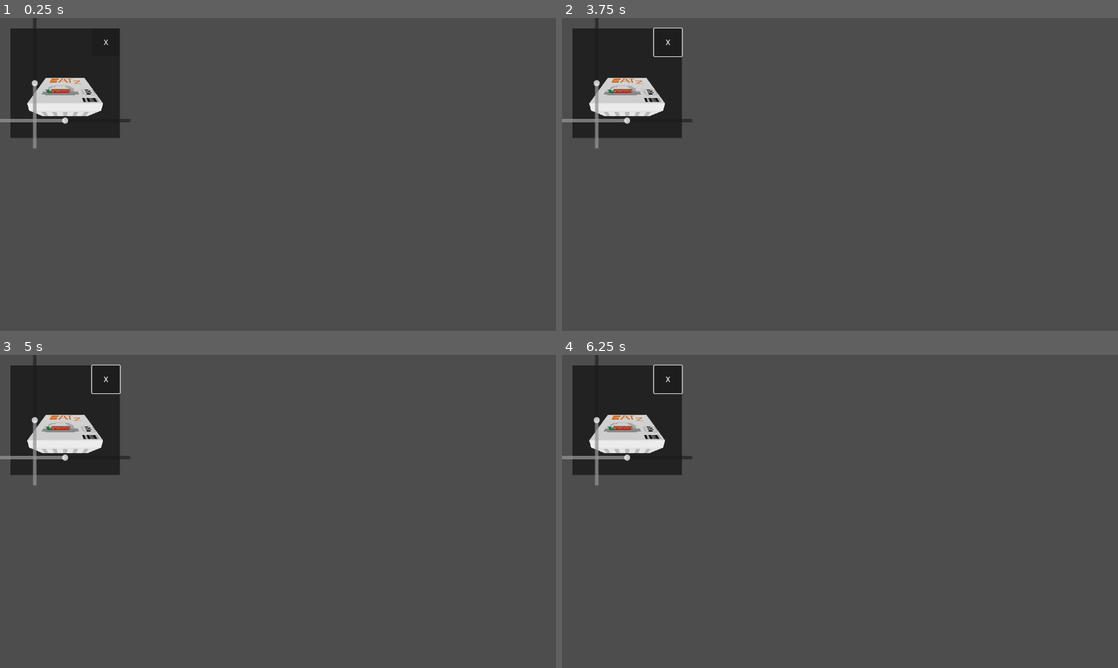
Above: before the commit, frames 1-4 (two rows, left to right).
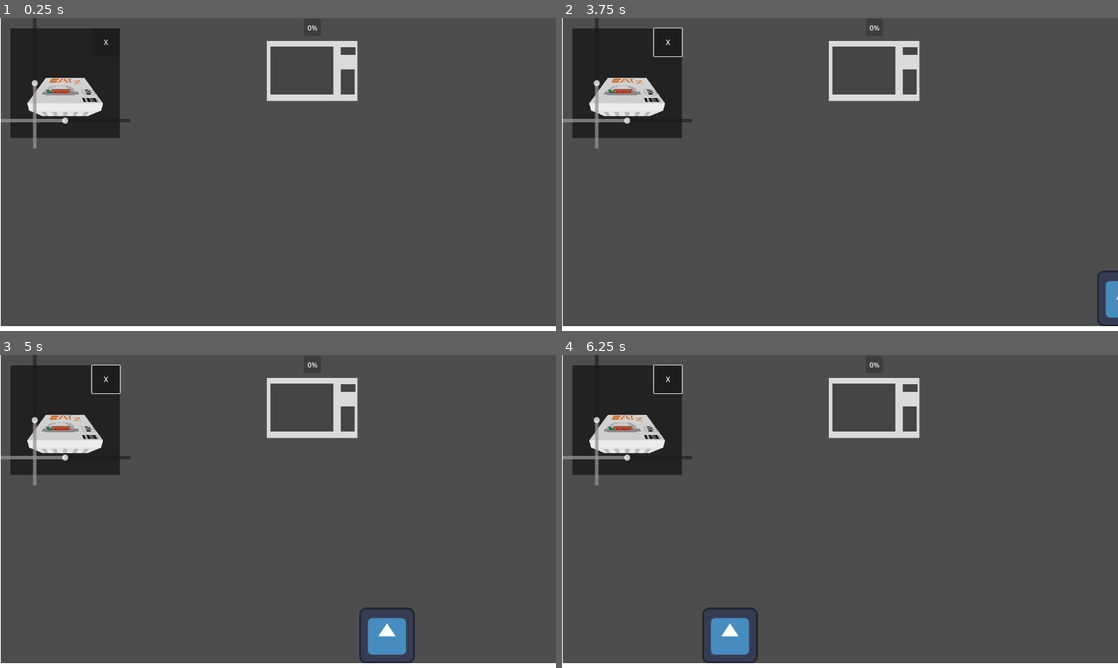
Above: after the commit, the same moments.

Repository: SpntKbrg/microwave-game
Game: Godot game, scene res://scenes/game_scene.tscn
Same seed, same stepped clock (60 frames per second), same inputs: the game is played once before the commit and once after it. The engine's default icon, where the game draws it, is replaced by a stand-in: a white triangle on a blue panel in a dark square.
Inputs (mouse positions are in pixels of both pictures, inside the frame that each line leads up to):
- Up to frame 1 (0.25 s): no input
- Up to frame 2 (3.75 s): tap Enter at 0.5 s; move the mouse to (962, 158) at 0.52 s; click (962, 158) at 0.67 s; click "X" at 1.25 s; drag from (728, 190) to (812, 237) at 2.02 s; move the mouse to (895, 105) at 2.77 s; click (895, 105) at 2.92 s; drag from (812, 237) to (673, 127) at 3.52 s
- Up to frame 3 (5 s): move the mouse to (444, 558) at 4.27 s; click (444, 558) at 4.42 s
- Up to frame 4 (6.25 s): drag from (673, 464) to (756, 433) at 5.02 s; move the mouse to (867, 511) at 5.77 s; click (867, 511) at 5.92 s

The runs differ from the first frame. In frame 1, 2.9% of the frame differs, in the area x 0-100%, y 0-100%; in frame 2, 3.3%; in frame 3, 3.9%; in frame 4, 3.9%.

Commit message:
add: game scene and try create microwave

Diff:
--- a/scenes/game_scene.tscn
+++ b/scenes/game_scene.tscn
@@ -1,9 +1,105 @@
-[gd_scene load_steps=2 format=3 uid="uid://b47m3qdh0xkux"]
+[gd_scene load_steps=11 format=3 uid="uid://b47m3qdh0xkux"]
 
 [ext_resource type="PackedScene" uid="uid://daai2yr3w1kpk" path="res://scenes/inspect_modal/inspect_modal.tscn" id="1_w5aja"]
+[ext_resource type="Script" uid="uid://b70emyq2qqvnd" path="res://scripts/game/game_manager.gd" id="2_onqr8"]
+[ext_resource type="Script" uid="uid://cuhlrwjla6kf" path="res://scripts/resources/microwave_spec.gd" id="3_ycayy"]
+[ext_resource type="PackedScene" uid="uid://bjgy4iu7s2m8e" path="res://prototypes/dragndrop/item.tscn" id="4_bw6k5"]
+
+[sub_resource type="Resource" id="Resource_bw6k5"]
+script = ExtResource("3_ycayy")
+useTemperature = true
+metadata/_custom_type_script = "uid://cuhlrwjla6kf"
+
+[sub_resource type="Gradient" id="Gradient_vt6ba"]
+colors = PackedColorArray(1, 1, 1, 1, 1, 1, 1, 1)
+
+[sub_resource type="GradientTexture1D" id="GradientTexture1D_y3j0m"]
+gradient = SubResource("Gradient_vt6ba")
+
+[sub_resource type="PhysicsMaterial" id="PhysicsMaterial_rurhu"]
+friction = 0.0
+
+[sub_resource type="RectangleShape2D" id="RectangleShape2D_kk2rg"]
+size = Vector2(200, 1)
+
+[sub_resource type="RectangleShape2D" id="RectangleShape2D_b5spy"]
 
 [node name="game_scene" type="Node2D"]
 
 [node name="InspectModal" parent="." instance=ExtResource("1_w5aja")]
 offset_right = 300.0
 offset_bottom = 300.0
+
+[node name="GameController" type="Control" parent="."]
+layout_mode = 3
+anchors_preset = 0
+offset_left = 719.0
+offset_top = 72.0
+offset_right = 759.0
+offset_bottom = 112.0
+script = ExtResource("2_onqr8")
+microwave_set = Array[ExtResource("3_ycayy")]([SubResource("Resource_bw6k5")])
+
+[node name="walls" type="Node2D" parent="."]
+
+[node name="bottom" type="Sprite2D" parent="walls"]
+position = Vector2(879, 719)
+scale = Vector2(20, 20)
+texture = SubResource("GradientTexture1D_y3j0m")
+
+[node name="StaticBody2D" type="StaticBody2D" parent="walls/bottom"]
+physics_material_override = SubResource("PhysicsMaterial_rurhu")
+
+[node name="CollisionShape2D" type="CollisionShape2D" parent="walls/bottom/StaticBody2D"]
+shape = SubResource("RectangleShape2D_kk2rg")
+
+[node name="belt" type="Area2D" parent="walls/bottom"]
+position = Vector2(12.050003, 3.300003)
+scale = Vector2(49.999996, 0.49999997)
+gravity_space_override = 1
+gravity_point_center = Vector2(-1, 0)
+gravity_direction = Vector2(-1, 0)
+gravity = 100.0
+
+[node name="CollisionShape2D" type="CollisionShape2D" parent="walls/bottom/belt"]
+shape = SubResource("RectangleShape2D_b5spy")
+
+[node name="top" type="Sprite2D" parent="walls"]
+position = Vector2(1107, -31.999878)
+scale = Vector2(20, 20)
+texture = SubResource("GradientTexture1D_y3j0m")
+
+[node name="StaticBody2D" type="StaticBody2D" parent="walls/top"]
+physics_material_override = SubResource("PhysicsMaterial_rurhu")
+
+[node name="CollisionShape2D" type="CollisionShape2D" parent="walls/top/StaticBody2D"]
+shape = SubResource("RectangleShape2D_kk2rg")
+
+[node name="left" type="Sprite2D" parent="walls"]
+position = Vector2(-7.999939, 561.0001)
+rotation = 1.5707964
+scale = Vector2(20, 20)
+texture = SubResource("GradientTexture1D_y3j0m")
+
+[node name="StaticBody2D" type="StaticBody2D" parent="walls/left"]
+
+[node name="CollisionShape2D" type="CollisionShape2D" parent="walls/left/StaticBody2D"]
+shape = SubResource("RectangleShape2D_kk2rg")
+
+[node name="right" type="Sprite2D" parent="walls"]
+position = Vector2(2824.9998, 546.00006)
+rotation = 1.5707964
+scale = Vector2(20, 20)
+texture = SubResource("GradientTexture1D_y3j0m")
+
+[node name="StaticBody2D" type="StaticBody2D" parent="walls/right"]
+
+[node name="CollisionShape2D" type="CollisionShape2D" parent="walls/right/StaticBody2D"]
+shape = SubResource("RectangleShape2D_kk2rg")
+
+[node name="spawn_point" type="Node2D" parent="."]
+position = Vector2(1938, 540)
+
+[node name="item" parent="spawn_point" instance=ExtResource("4_bw6k5")]
+position = Vector2(-155, -13)
+can_sleep = false
--- a/scenes/microwave.tscn
+++ /dev/null
@@ -1,3 +0,0 @@
-[gd_scene format=3 uid="uid://cv83hj2cm4yga"]
-
-[node name="Microwave" type="Node3D"]
--- /dev/null
+++ b/scenes/mockup/basic_microwave.tscn
@@ -0,0 +1,51 @@
+[gd_scene load_steps=5 format=3 uid="uid://o780nuiqh10i"]
+
+[ext_resource type="PackedScene" uid="uid://1fkkghi6lstr" path="res://scenes/mockup/basic_microwave_ui.tscn" id="1_g401g"]
+[ext_resource type="Script" uid="uid://ddspmm4b076hb" path="res://scripts/game/basic_microwave.gd" id="1_h0ku5"]
+[ext_resource type="Texture2D" uid="uid://c8qi8ru3pxqn3" path="res://prototypes/dragndrop/microwave.png" id="2_h0ku5"]
+
+[sub_resource type="RectangleShape2D" id="RectangleShape2D_wd06u"]
+size = Vector2(205, 133)
+
+[node name="BasicMicrowave" type="Area2D" node_paths=PackedStringArray("microwave_ui")]
+script = ExtResource("1_h0ku5")
+microwave_ui = NodePath("microwave_ui")
+
+[node name="collider" type="CollisionShape2D" parent="."]
+position = Vector2(0.5, 0.5)
+shape = SubResource("RectangleShape2D_wd06u")
+
+[node name="microwave_ui" parent="." instance=ExtResource("1_g401g")]
+offset_left = -145.0
+offset_top = -369.0
+offset_right = 1135.0
+offset_bottom = 351.0
+
+[node name="sprite" type="Sprite2D" parent="."]
+texture = ExtResource("2_h0ku5")
+
+[node name="ui" type="Control" parent="."]
+layout_mode = 3
+anchors_preset = 7
+anchor_left = 0.5
+anchor_top = 1.0
+anchor_right = 0.5
+anchor_bottom = 1.0
+offset_left = -20.0
+offset_top = -120.0
+offset_right = 20.0
+offset_bottom = -80.0
+grow_horizontal = 2
+grow_vertical = 0
+metadata/_edit_use_anchors_ = true
+
+[node name="progress" type="ProgressBar" parent="ui"]
+layout_mode = 1
+anchors_preset = 15
+anchor_right = 1.0
+anchor_bottom = 1.0
+grow_horizontal = 2
+grow_vertical = 2
+metadata/_edit_use_anchors_ = true
+
+[node name="microwave_timer" type="Timer" parent="."]
--- /dev/null
+++ b/scenes/mockup/basic_microwave_ui.tscn
@@ -0,0 +1,141 @@
+[gd_scene load_steps=2 format=3 uid="uid://1fkkghi6lstr"]
+
+[ext_resource type="Script" uid="uid://kq36ivf5ywud" path="res://scripts/game/basic_microwave_ui.gd" id="1_hbci5"]
+
+[node name="microwave_ui" type="Control" node_paths=PackedStringArray("number_buttons", "reset_button", "timer_text", "start_button")]
+layout_mode = 3
+anchors_preset = 0
+offset_right = 1280.0
+offset_bottom = 720.0
+script = ExtResource("1_hbci5")
+number_buttons = [NodePath("bg/HBoxContainer/VBoxContainer/GridContainer/0"), NodePath("bg/HBoxContainer/VBoxContainer/GridContainer/1"), NodePath("bg/HBoxContainer/VBoxContainer/GridContainer/2"), NodePath("bg/HBoxContainer/VBoxContainer/GridContainer/3"), NodePath("bg/HBoxContainer/VBoxContainer/GridContainer/4"), NodePath("bg/HBoxContainer/VBoxContainer/GridContainer/5"), NodePath("bg/HBoxContainer/VBoxContainer/GridContainer/6"), NodePath("bg/HBoxContainer/VBoxContainer/GridContainer/7"), NodePath("bg/HBoxContainer/VBoxContainer/GridContainer/8"), NodePath("bg/HBoxContainer/VBoxContainer/GridContainer/9")]
+reset_button = NodePath("bg/HBoxContainer/VBoxContainer/GridContainer/reset")
+timer_text = NodePath("bg/HBoxContainer/VBoxContainer/CenterContainer/Label")
+start_button = NodePath("bg/HBoxContainer/VBoxContainer/GridContainer/start")
+
+[node name="bg" type="Panel" parent="."]
+layout_mode = 1
+anchors_preset = 8
+anchor_left = 0.5
+anchor_top = 0.5
+anchor_right = 0.5
+anchor_bottom = 0.5
+offset_left = -360.0
+offset_top = -240.0
+offset_right = 360.0
+offset_bottom = 240.0
+grow_horizontal = 2
+grow_vertical = 2
+
+[node name="HBoxContainer" type="HBoxContainer" parent="bg"]
+layout_mode = 1
+anchors_preset = 15
+anchor_right = 1.0
+anchor_bottom = 1.0
+grow_horizontal = 2
+grow_vertical = 2
+
+[node name="Control" type="Control" parent="bg/HBoxContainer"]
+layout_mode = 2
+size_flags_horizontal = 3
+
+[node name="VBoxContainer" type="VBoxContainer" parent="bg/HBoxContainer"]
+layout_mode = 2
+
+[node name="CenterContainer" type="CenterContainer" parent="bg/HBoxContainer/VBoxContainer"]
+custom_minimum_size = Vector2(240, 120)
+layout_mode = 2
+size_flags_vertical = 3
+
+[node name="Label" type="Label" parent="bg/HBoxContainer/VBoxContainer/CenterContainer"]
+layout_mode = 2
+theme_override_font_sizes/font_size = 32
+text = "0:00"
+
+[node name="GridContainer" type="GridContainer" parent="bg/HBoxContainer/VBoxContainer"]
+layout_mode = 2
+columns = 3
+
+[node name="1" type="Button" parent="bg/HBoxContainer/VBoxContainer/GridContainer"]
+custom_minimum_size = Vector2(0, 64)
+layout_mode = 2
+size_flags_horizontal = 3
+size_flags_vertical = 3
+text = "1"
+
+[node name="2" type="Button" parent="bg/HBoxContainer/VBoxContainer/GridContainer"]
+custom_minimum_size = Vector2(0, 64)
+layout_mode = 2
+size_flags_horizontal = 3
+size_flags_vertical = 3
+text = "2"
+
+[node name="3" type="Button" parent="bg/HBoxContainer/VBoxContainer/GridContainer"]
+custom_minimum_size = Vector2(0, 64)
+layout_mode = 2
+size_flags_horizontal = 3
+size_flags_vertical = 3
+text = "3"
+
+[node name="4" type="Button" parent="bg/HBoxContainer/VBoxContainer/GridContainer"]
+custom_minimum_size = Vector2(0, 64)
+layout_mode = 2
+size_flags_horizontal = 3
+size_flags_vertical = 3
+text = "4"
+
+[node name="5" type="Button" parent="bg/HBoxContainer/VBoxContainer/GridContainer"]
+custom_minimum_size = Vector2(0, 64)
+layout_mode = 2
+size_flags_horizontal = 3
+size_flags_vertical = 3
+text = "5"
+
+[node name="6" type="Button" parent="bg/HBoxContainer/VBoxContainer/GridContainer"]
+custom_minimum_size = Vector2(0, 64)
+layout_mode = 2
+size_flags_horizontal = 3
+size_flags_vertical = 3
+text = "6"
+
+[node name="7" type="Button" parent="bg/HBoxContainer/VBoxContainer/GridContainer"]
+custom_minimum_size = Vector2(0, 64)
+layout_mode = 2
+size_flags_horizontal = 3
+size_flags_vertical = 3
+text = "7"
+
+[node name="8" type="Button" parent="bg/HBoxContainer/VBoxContainer/GridContainer"]
+custom_minimum_size = Vector2(0, 64)
+layout_mode = 2
+size_flags_horizontal = 3
+size_flags_vertical = 3
+text = "8"
+
+[node name="9" type="Button" parent="bg/HBoxContainer/VBoxContainer/GridContainer"]
+custom_minimum_size = Vector2(0, 64)
+layout_mode = 2
+size_flags_horizontal = 3
+size_flags_vertical = 3
+text = "9"
+
+[node name="reset" type="Button" parent="bg/HBoxContainer/VBoxContainer/GridContainer"]
+custom_minimum_size = Vector2(0, 64)
+layout_mode = 2
+size_flags_horizontal = 3
+size_flags_vertical = 3
+text = "Reset"
+
+[node name="0" type="Button" parent="bg/HBoxContainer/VBoxContainer/GridContainer"]
+custom_minimum_size = Vector2(0, 64)
+layout_mode = 2
+size_flags_horizontal = 3
+size_flags_vertical = 3
+text = "0"
+
+[node name="start" type="Button" parent="bg/HBoxContainer/VBoxContainer/GridContainer"]
+custom_minimum_size = Vector2(0, 64)
+layout_mode = 2
+size_flags_horizontal = 3
+size_flags_vertical = 3
+text = "Start"
--- a/scripts/game/basic_microwave.gd
+++ b/scripts/game/basic_microwave.gd
@@ -2,11 +2,15 @@
 
 var item: ItemModel
 
+func _ready() -> void:
+	setup()
+
 func setup()->void:
-	pass
+	print("basic microwave seting up..")
+	microwave_ui.visible = false
 
 func on_item_drop_addition(_item: ItemModel) -> void:
 	item = _item
 
-func on_commit_command(_command: MicrowaveMethod) -> void:
+func on_commit_command(_command: MicrowaveMethod, _time: int) -> void:
 	item.tick(_command)
--- a/scripts/game/basic_microwave_ui.gd
+++ b/scripts/game/basic_microwave_ui.gd
@@ -1,15 +1,25 @@
 extends IMicrowaveUI
 
-@export var microwave: IMicrowave
 @export var number_buttons: Array[Button]
 @export var reset_button: Button
 @export var timer_text: Label
-
-var command: MicrowaveMethod
+var starting_input = "000"
+var user_input = ""
 
 func _ready() -> void:
-	command = MicrowaveMethod.new()
-	setup()
+	for i in range(len(number_buttons)):
+		number_buttons[i].pressed.connect(on_number_pressed.bind(i))
+	print("basic microwave ui seting up..")
+
+func on_start_pressed_preprocess() -> void:
+	time = user_input.to_int()
+	command = MicrowaveMethod.new();
+	command.temperature = UtilType.WaveTemperature.HIGH
+
+func on_number_pressed(index: int) -> void:
+	user_input += "%d" % index
+	timer_text.text = user_input
 
 func additional_setup() -> void:
-	pass
+	user_input = ""
+	visible = false
--- a/scripts/game/game_manager.gd
+++ b/scripts/game/game_manager.gd
@@ -4,5 +4,10 @@
 # Called when the node enters the scene tree for the first time.
 func _ready() -> void:
 	var microwave_factory = MicrowaveFactory.new();
+	var offset = 0.0;
 	for microwave in microwave_set:
-		microwave_factory.create(microwave);
+		print("create microwave")
+		var mw = microwave_factory.create(microwave);
+		mw.position = Vector2(0.0 + offset,50.0)
+		add_child(mw)
+		offset += 50.0;
--- a/scripts/game/interface_microwave.gd
+++ b/scripts/game/interface_microwave.gd
@@ -1,6 +1,11 @@
-@abstract class_name IMicrowave extends RigidBody2D
+@abstract class_name IMicrowave extends Area2D
 
 @export var microwave_ui: IMicrowaveUI
+
+func _ready() -> void:
+	body_entered.connect(on_body_entered)
+	if microwave_ui != null:
+		connect("on_commit_command", on_commit_command)
 
 func on_item_dropped(item: ItemModel) -> void:
 	_show_ui()
@@ -10,6 +15,7 @@
 	microwave_ui.visible = true
 
 func on_body_entered(target: Node) -> void:
+	print("something entering me..")
 	if target.is_class("ItemModel"):
 		on_item_dropped(target)
 
@@ -20,4 +26,4 @@
 func on_item_drop_addition(item: ItemModel) -> void
 
 @abstract
-func on_commit_command(command: MicrowaveMethod) -> void
+func on_commit_command(command: MicrowaveMethod,time: int) -> void
--- a/scripts/game/interface_microwave_ui.gd
+++ b/scripts/game/interface_microwave_ui.gd
@@ -4,12 +4,18 @@
 
 @abstract func additional_setup() -> void
 
+var command: MicrowaveMethod
+var time: int
+
 signal on_commit_command(command: MicrowaveMethod, time: int)
 
 func setup() -> void:
-	start_button.pressed.connect(on_start_pressed)
+	start_button.pressed.connect(on_start_pressed.bind(command, time))
 	additional_setup()
 
-func on_start_pressed(_command: MicrowaveMethod, time: int) -> void:
-	on_commit_command.emit(_command, time)
+func on_start_pressed(_command: MicrowaveMethod, _time: int) -> void:
+	on_start_pressed_preprocess()
+	on_commit_command.emit(_command, _time)
 	visible = false
+
+@abstract func on_start_pressed_preprocess() -> void
--- a/scripts/game/microwave_factory.gd
+++ b/scripts/game/microwave_factory.gd
@@ -1,8 +1,11 @@
 class_name MicrowaveFactory extends Node
+
+const basic_microwave = preload("res://scenes/mockup/basic_microwave.tscn")
 
 func _init() -> void:
 	pass
 
-func create(spec: MicrowaveSpec) -> BasicMicrowave:
+func create(spec: MicrowaveSpec) -> Node2D:
 	#check spec then gen microwave
-	return BasicMicrowave.new()
+	print("spec", spec.useTemperature)
+	return basic_microwave.instantiate();
